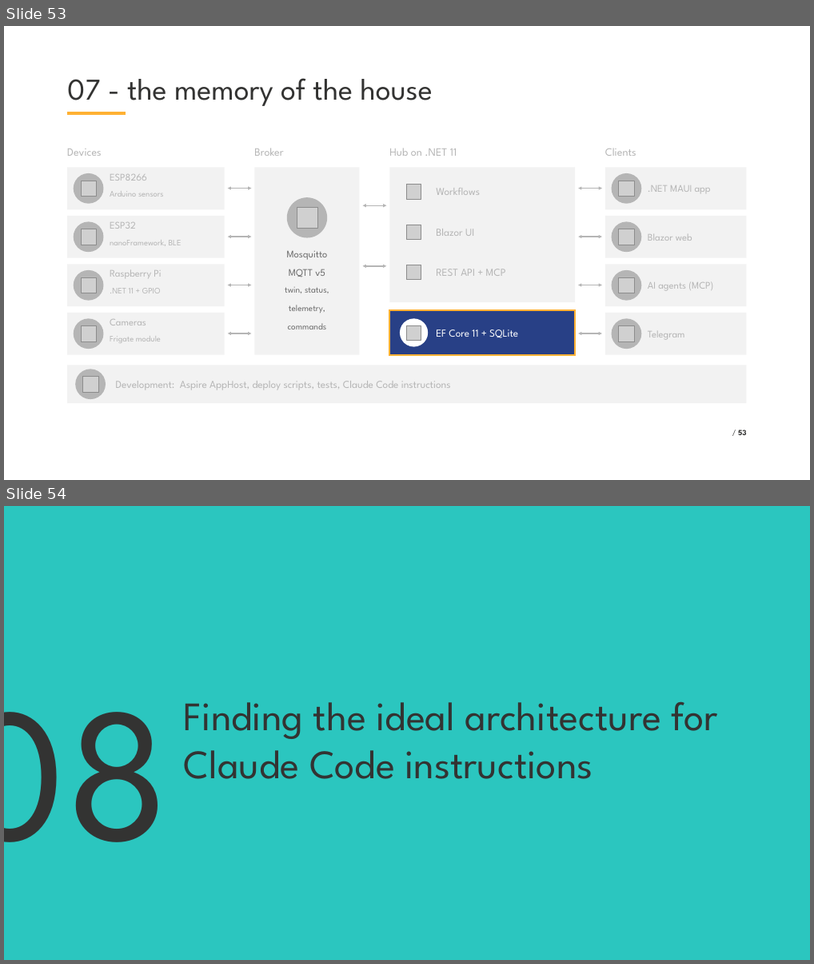
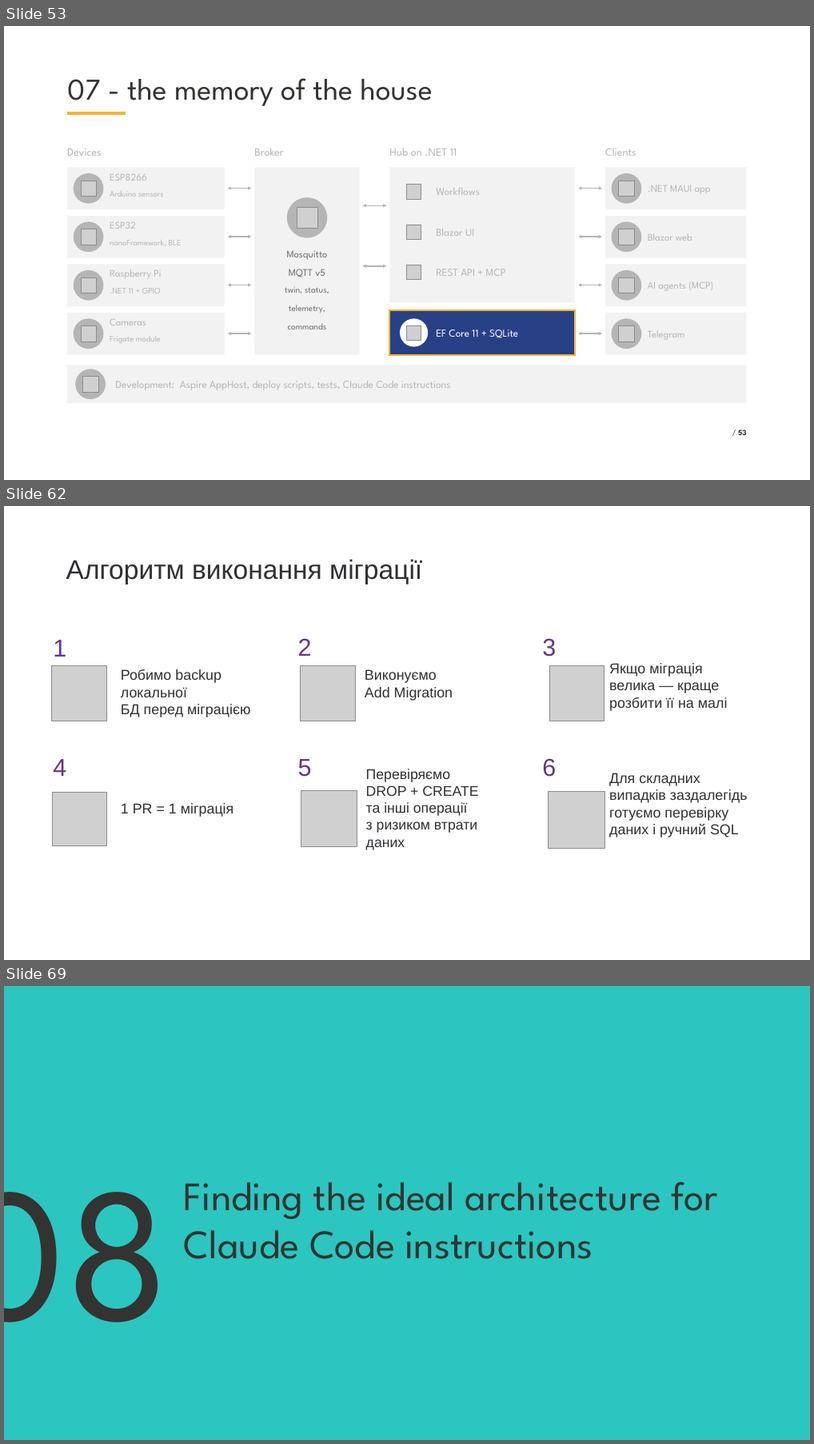
Before and after one commit to VladislavAntonyuk/HomeManagement, a slide deck: .NET Conf 2026 - Ukraine.pptx. Shown one above the other, each under a label of ours: slides 53 and 54 before the commit, slides 53, 62 and 69 after it; the slides between them are not shown. The pictures are 814x964 and 814x1444 pixels, drawn with LibreOffice and Linux fonts; fonts in the diff are those of the drawing; grey boxes stand for pictures; background and template pictures are left out. Boxes give left, top, right and bottom in pixels: in the first picture for what was removed or moved away, otherwise in the second. Text is boxed around its words. In the diff, an @@ line names an element or a change of style, - is before the commit and + after.

```diff
--- a/.NET Conf 2026 - Ukraine.pptx
+++ b/.NET Conf 2026 - Ukraine.pptx
@@ slide 62 added at box(4, 506, 810, 960), background picture (left out) @@
@@ text added at box(66, 559, 422, 584), 48 pt, text #303034 @@
+Алгоритм виконання міграції
@@ text added at box(53, 640, 66, 656), 43.5 pt, text #65338F @@
+1
@@ text added at box(298, 638, 312, 656), 43.5 pt, text #65338F @@
+2
@@ text added at box(542, 638, 556, 656), 43.5 pt, text #65338F @@
+3
@@ picture added at box(51, 666, 106, 720) @@
@@ text added at box(121, 669, 250, 717), 25.5 pt, text #303034 @@
+Робимо backup локальної
+БД перед міграцією
@@ picture added at box(301, 666, 355, 720) @@
@@ text added at box(365, 669, 453, 700), 25.5 pt, text #303034 @@
+Виконуємо
+Add Migration
@@ picture added at box(550, 666, 604, 720) @@
@@ text added at box(610, 663, 728, 711), 25.5 pt, text #303034 @@
+Якщо міграція
+велика — краще
+розбити її на малі
@@ text added at box(53, 759, 66, 776), 43.5 pt, text #65338F @@
+4
@@ text added at box(298, 759, 312, 776), 43.5 pt, text #65338F @@
+5
@@ text added at box(366, 768, 478, 850), 25.2 pt, text #303034 @@
+Перевіряємо
+DROP + CREATE
+та інші операції
+з ризиком втрати
+даних
@@ text added at box(542, 758, 556, 776), 43.5 pt, text #65338F @@
+6
@@ picture added at box(52, 792, 106, 845) @@
@@ picture added at box(301, 791, 358, 847) @@
@@ picture added at box(548, 791, 605, 848) @@
@@ text added at box(610, 772, 748, 837), 25.5 pt, text #303034 @@
+Для складних
+випадків заздалегідь
+готуємо перевірку
+даних і ручний SQL
@@ text added at box(121, 803, 234, 816), 25.5 pt, text #303034 @@
+1 PR = 1 міграція
@@ what was slide 54 is now slide 69 @@
```
Also in this commit, not shown: 14 other slides added.
